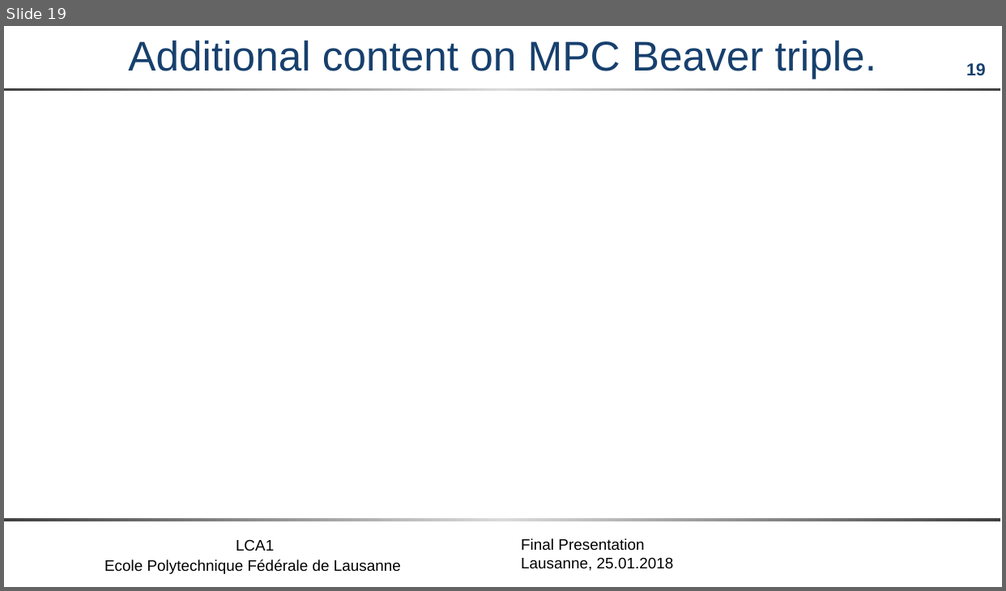
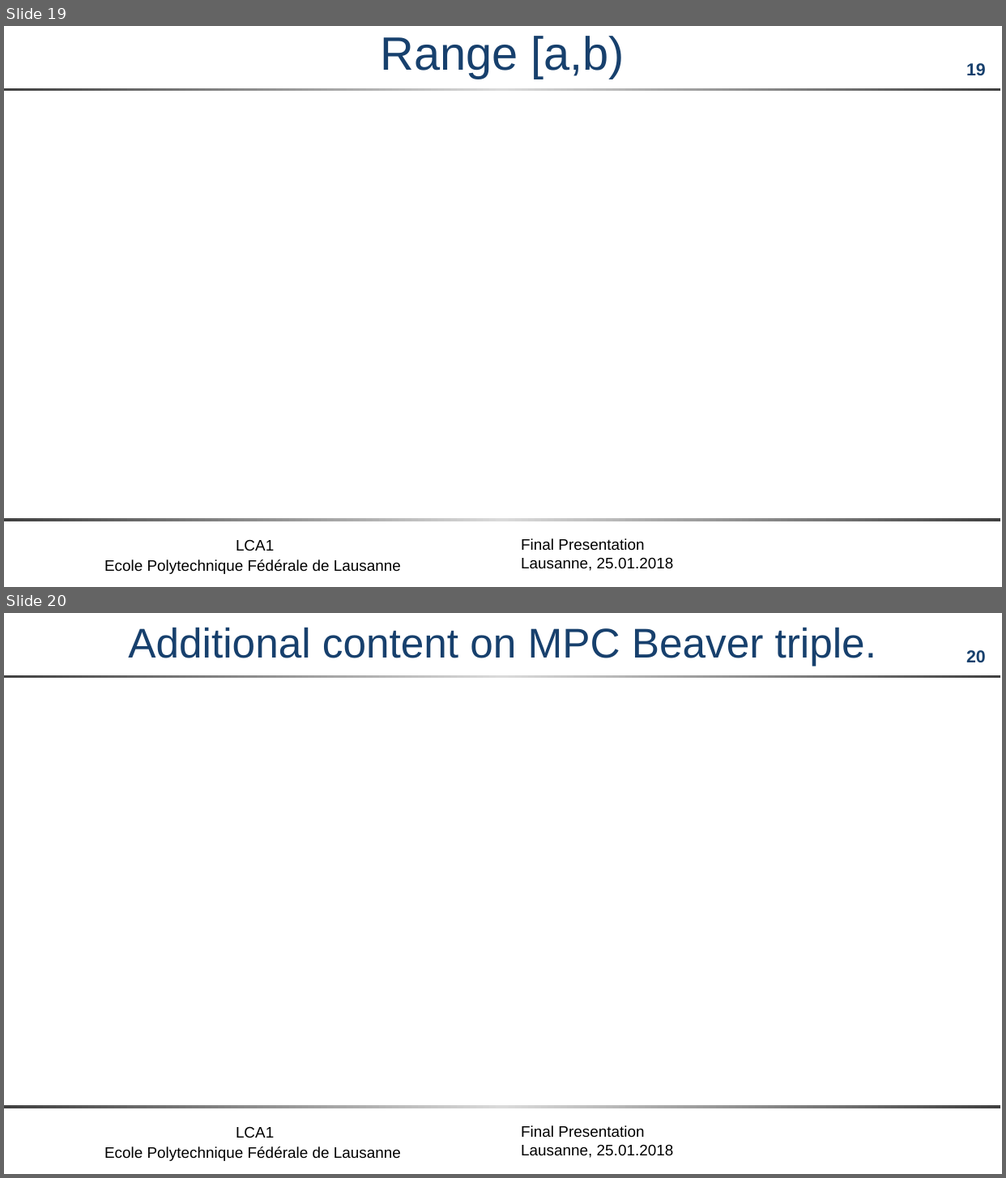
Before and after one commit to maxpr/MasterProjectDocuments, a slide deck: doc/FinalPresentation.pptx. Shown one above the other, each under a label of ours: slide 19 before the commit, slides 19 and 20 after it. The pictures are 1006x591 and 1006x1178 pixels, drawn with LibreOffice and Linux fonts; fonts in the diff are those of the drawing; grey boxes stand for pictures; background and template pictures are left out. Boxes give left, top, right and bottom in pixels: in the first picture for what was removed or moved away, otherwise in the second. Text is boxed around its words. In the diff, an @@ line names an element or a change of style, - is before the commit and + after.

```diff
--- a/doc/FinalPresentation.pptx
+++ b/doc/FinalPresentation.pptx
@@ slide 19 added at (4, 26, 1002, 587), background #FFFFFF; not listed: 5 template elements that a slide beside it also shows @@
@@ title added at (380, 36, 624, 78), 45 pt, text #17406D @@
+Range [a,b)
@@ what was slide 19 is now slide 20 @@
@@ page number at (966, 650, 986, 663): text changed @@
-19
+20
```
Also in this commit, not shown: 2 slides changed.
